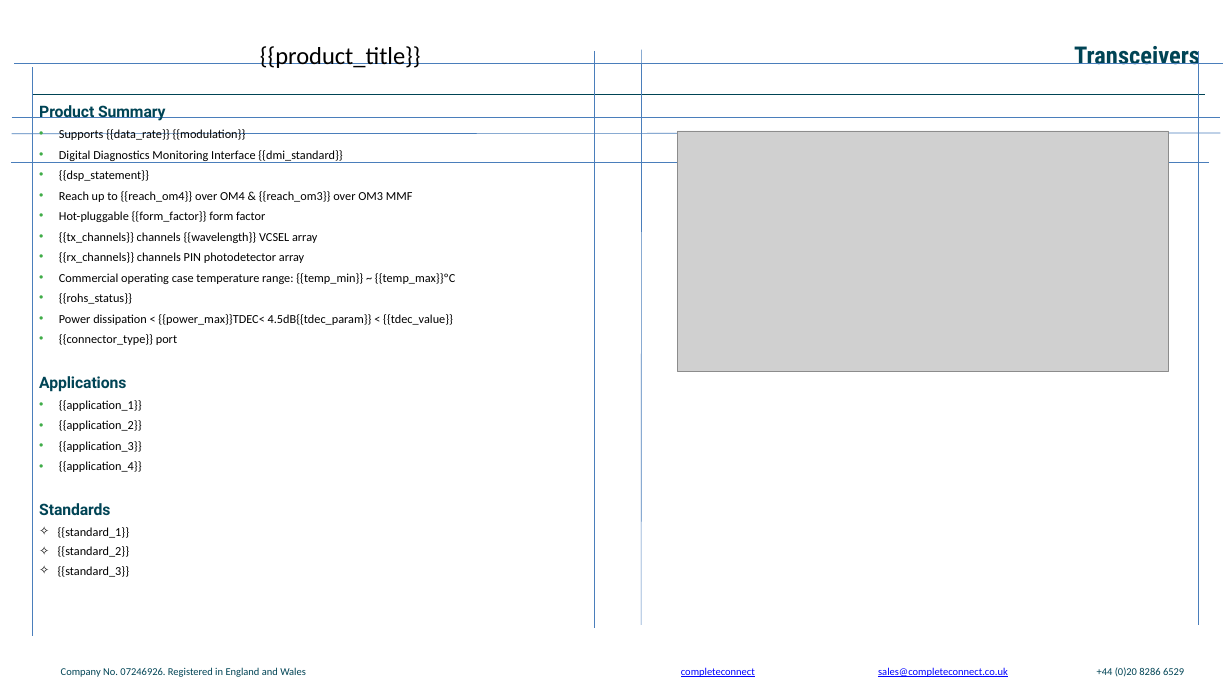
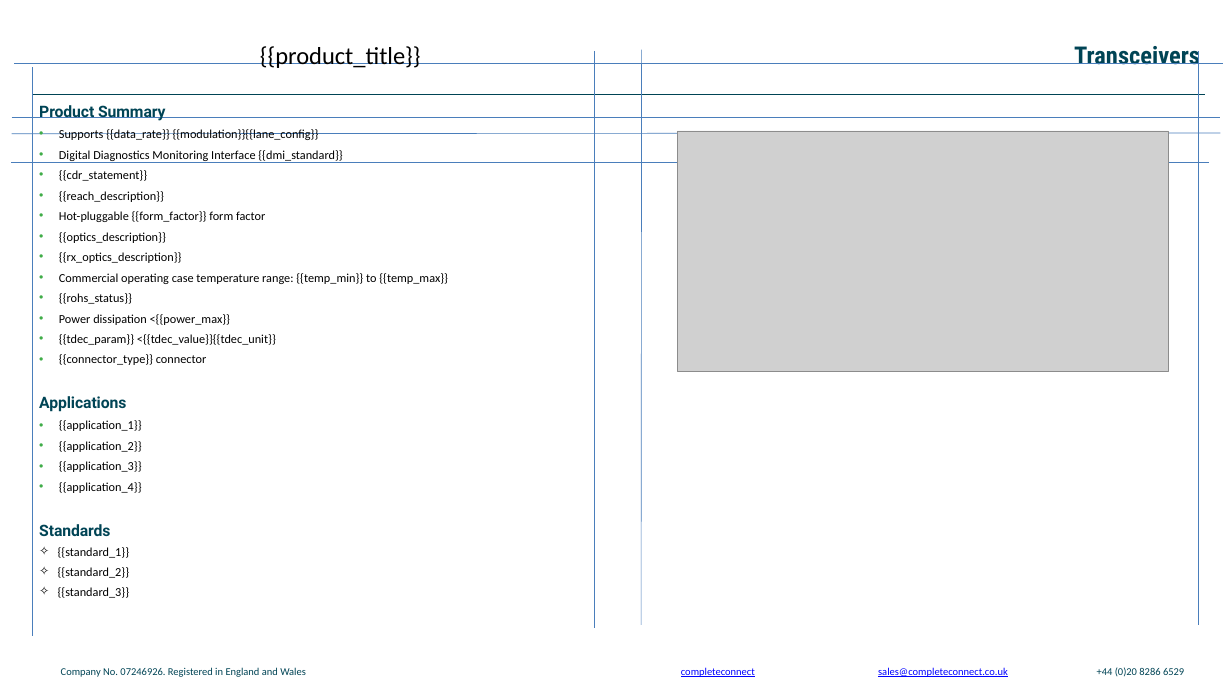
Before and after one commit to Sofiavenizelos/pptx-filler, a slide deck: slide 1 of template.pptx. Drawn at 1232x693 pixels with LibreOffice and Linux fonts; fonts in the diff are those of the drawing; grey boxes stand for pictures; background and template pictures are left out. Boxes give left, top, right and bottom in pixels: in the first picture for what was removed or moved away, otherwise in the second. Text is boxed around its words. In the diff, an @@ line names an element or a change of style, - is before the commit and + after.

```diff
--- a/template.pptx
+++ b/template.pptx
@@ text at box(59, 129, 319, 140): text changed @@
-• Supports {{data_rate}} {{modulation}}
+• Supports {{data_rate}} {{modulation}}{{lane_config}}
@@ text at box(59, 170, 164, 202): text changed @@
-• {{dsp_statement}}
-• Reach up to {{reach_om4}} over OM4 & {{reach_om3}} over OM3 MMF
+• {{cdr_statement}}
+• {{reach_description}}
@@ text at box(59, 232, 448, 284): text changed @@
-• {{tx_channels}} channels {{wavelength}} VCSEL array
-• {{rx_channels}} channels PIN photodetector array
-• Commercial operating case temperature range: {{temp_min}} ~ {{temp_max}}ºC
+• {{optics_description}}
+• {{rx_optics_description}}
+• Commercial operating case temperature range: {{temp_min}} to {{temp_max}}
@@ text at box(59, 314, 276, 365): text changed @@
-• Power dissipation < {{power_max}}TDEC< 4.5dB{{tdec_param}} < {{tdec_value}}
-• {{connector_type}} port
+• Power dissipation <{{power_max}}
+• {{tdec_param}} <{{tdec_value}}{{tdec_unit}}
+• {{connector_type}} connector
```
Also in this commit, not shown: 2 other slides changed, 1 other file.
